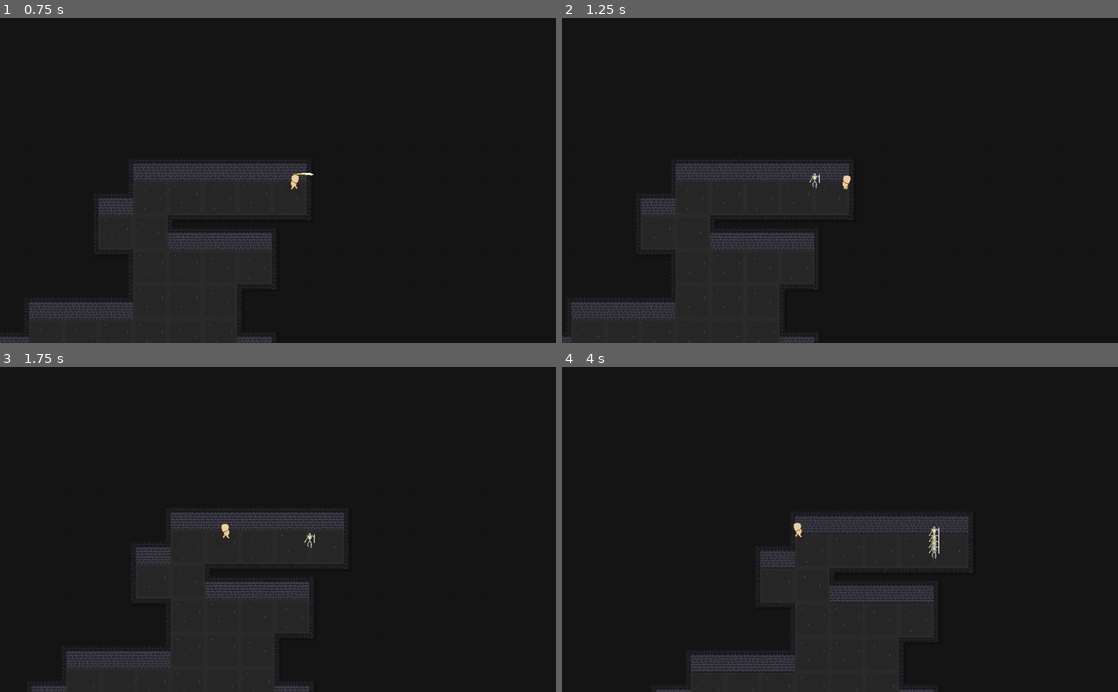
Above: before the commit, frames 1-4 (two rows, left to right).
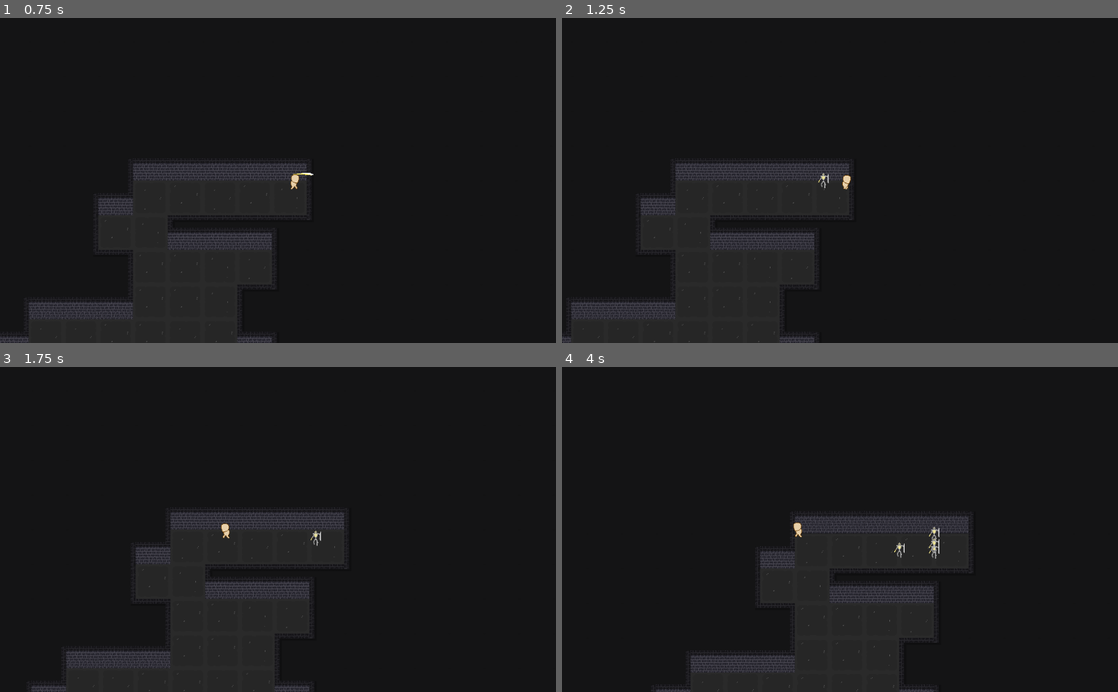
Above: after the commit, the same moments.

Repository: Overamigos/A-Dungeon-and-no-Dragon
Game: Godot game, scene res://assets/scenes/World.tscn
The game is run twice, just before and just after one commit, with the same random seed, the same clock (stepped at 60 frames per second) and the same inputs.
Inputs:
- Up to frame 1 (0.75 s): tap Enter at 0.5 s; hold Right (move_right) from 0.53 s (still down); tap Z (attack) at 0.6 s
- Up to frame 2 (1.25 s): keep holding Right (move_right)
- Up to frame 3 (1.75 s): release Right (move_right) at 1.28 s; hold Left (move_left) from 1.28 s (still down); tap X (dash) at 1.35 s
- Up to frame 4 (4 s): release Left (move_left) at 2.03 s; hold Right (move_right) 2.03-2.78 s; hold Down (move_bottom) 2.03-2.78 s; hold Up (move_up) 2.78-3.53 s; tap Z (attack) at 2.85 s; hold Left (move_left) from 3.53 s (still down); tap X (dash) at 3.6 s

Frame 1 is identical in both runs. In frame 2, less than 0.1% of the frame differs, in the area x 44-48%, y 47-53%; in frame 3, less than 0.1%; in frame 4, 0.6%, in the area x 23-72%, y 48-100%.

Commit message:
enemy now gets close enough to kill the player

Diff:
--- a/assets/scripts/Enemy.gd
+++ b/assets/scripts/Enemy.gd
@@ -23,7 +23,7 @@
 	if points.size() > 1:
 		var distance = points[1] - enemy_position
 		var direction = distance.normalized()
-		if points.size() > 2:
+		if points.size() > 1:
 			move_and_slide(speed*direction)
 		else:
 			move_and_slide(Vector2(0,0))
